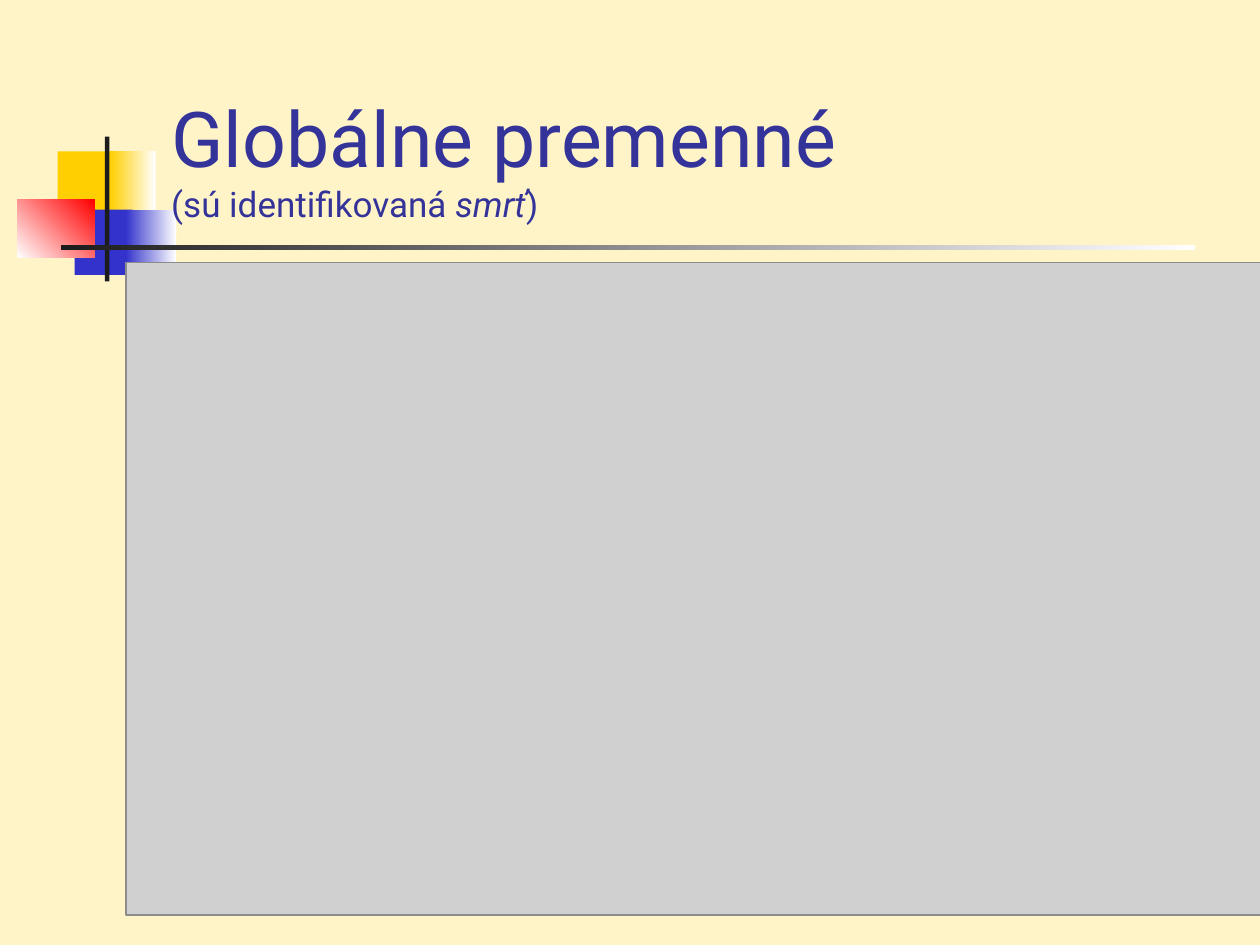
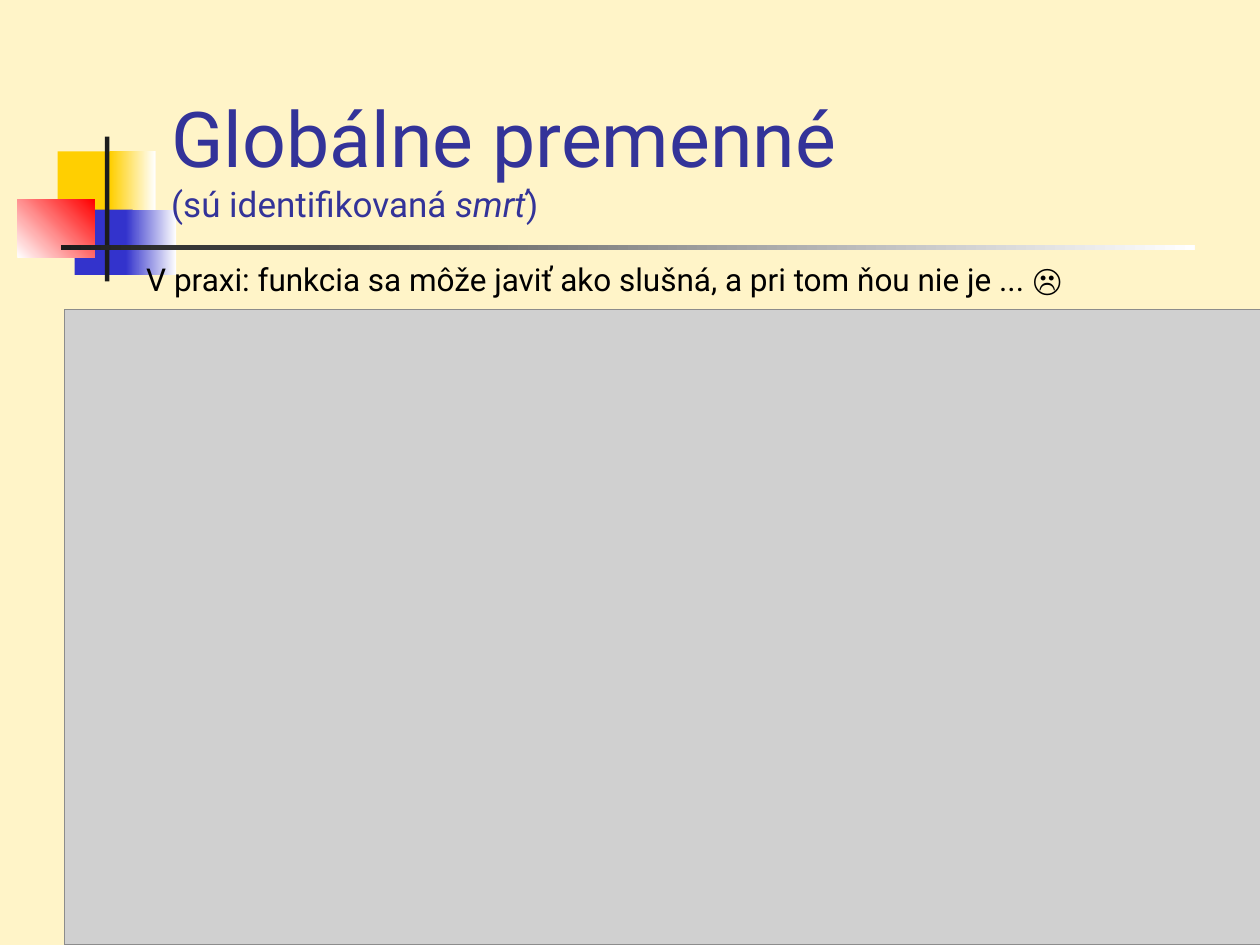
Before and after one commit to Programovanie4/Prednasky, a slide deck: slide 23 of 06Lambda/06_javaStream.ppt. Drawn at 1260x945 pixels with LibreOffice and Linux fonts; fonts in the diff are those of the drawing; grey boxes stand for pictures. Boxes give left, top, right and bottom in pixels: in the first picture for what was removed or moved away, otherwise in the second. Text is boxed around its words. In the diff, an @@ line names an element or a change of style, - is before the commit and + after.

```diff
--- a/06Lambda/06_javaStream.ppt
+++ b/06Lambda/06_javaStream.ppt
@@ text added at (146, 263, 991, 298), 18 pt, text #000000 @@
+V praxi: funkcia sa môže javiť ako slušná, a pri tom ňou nie je ... ☹
@@ picture: place and size @@
-picture at (126, 262, 1260, 915)
+picture at (64, 310, 1260, 945)
```
Also in this commit, not shown: 16 other slides changed, 1 other file.
